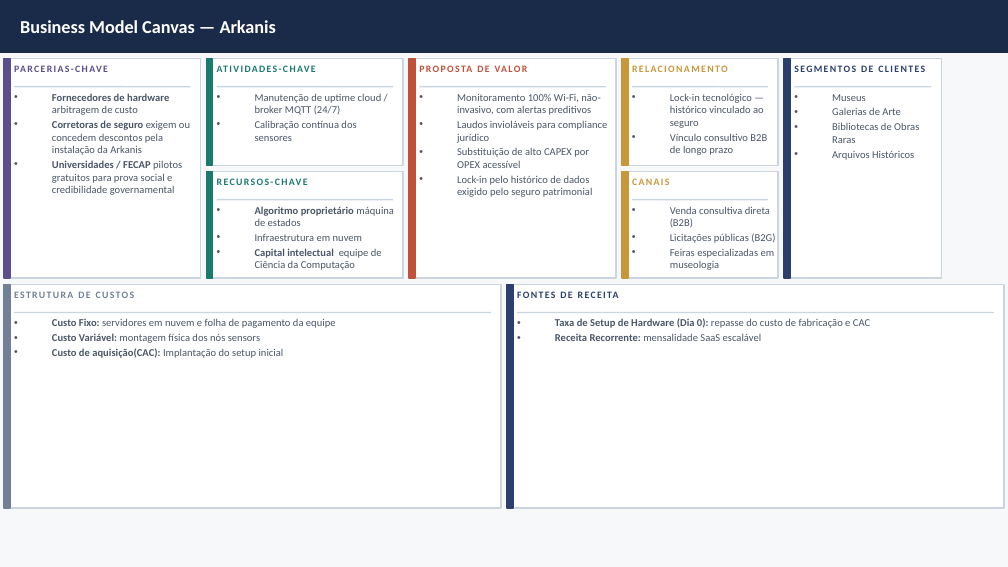
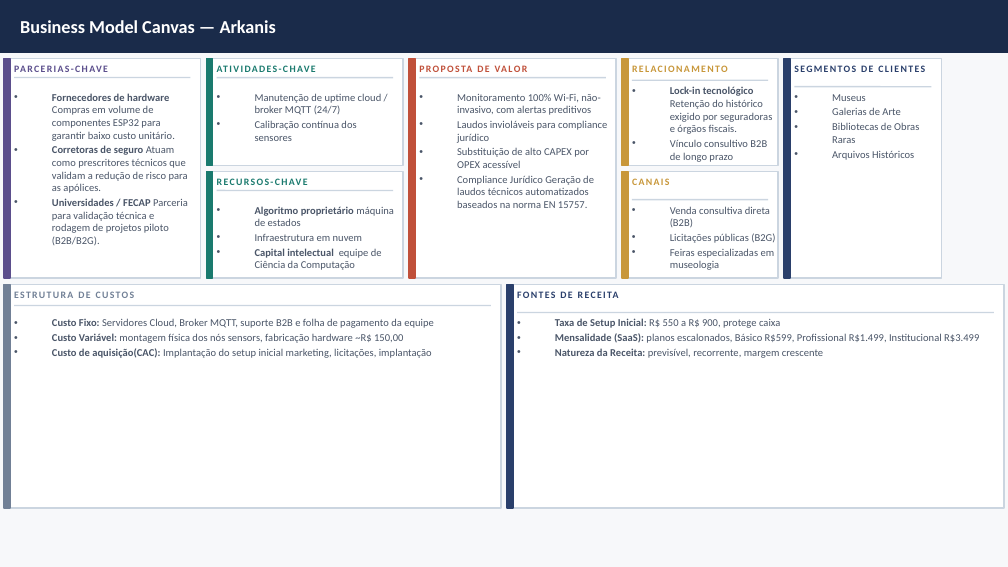
Before and after one commit to 2026-1-NCC6/Projeto1, a slide deck: slide 1 of Documentos/Entrega 2/Inovação e Empreendedorismo/BMC_Arkanis.pptx. Drawn at 1008x567 pixels with LibreOffice and Linux fonts; fonts in the diff are those of the drawing. Boxes give left, top, right and bottom in pixels: in the first picture for what was removed or moved away, otherwise in the second. Text is boxed around its words. In the diff, an @@ line names an element or a change of style, - is before the commit and + after.

```diff
--- a/Documentos/Entrega 2/Inovação e Empreendedorismo/BMC_Arkanis.pptx
+++ b/Documentos/Entrega 2/Inovação e Empreendedorismo/BMC_Arkanis.pptx
@@ 4 lines: place and size @@
-4 lines at bbox=[14, 87, 606, 200]
+4 lines at bbox=[14, 78, 606, 191]
@@ line moved from (632, 87) - (768, 87) to (632, 81) - (768, 81) @@
@@ text at bbox=[670, 86, 772, 134]: text changed @@
-• Lock-in tecnológico — histórico vinculado ao seguro
+• Lock-in tecnológico Retenção do histórico exigido por seguradoras e órgãos fiscais.
@@ text at bbox=[52, 93, 188, 245]: text changed @@
-• Fornecedores de hardware arbitragem de custo
-• Corretoras de seguro exigem ou concedem descontos pela instalação da Arkanis
-• Universidades / FECAP pilotos gratuitos para prova social e credibilidade governamental
+• Fornecedores de hardware Compras em volume de componentes ESP32 para garantir baixo custo unitário.
+• Corretoras de seguro Atuam como prescritores técnicos que validam a redução de risco para as apólices.
+• Universidades / FECAP Parceria para validação técnica e rodagem de projetos piloto (B2B/B2G).
@@ text at bbox=[457, 175, 594, 208]: text changed @@
-• Lock-in pelo histórico de dados exigido pelo seguro patrimonial
+• Compliance Jurídico Geração de laudos técnicos automatizados baseados na norma EN 15757.
@@ line moved from (14, 312) - (491, 312) to (14, 305) - (491, 305) @@
@@ text at bbox=[52, 318, 434, 358]: text changed @@
-• Custo Fixo: servidores em nuvem e folha de pagamento da equipe
-• Custo Variável: montagem física dos nós sensors
-• Custo de aquisição(CAC): Implantação do setup inicial
+• Custo Fixo: Servidores Cloud, Broker MQTT, suporte B2B e folha de pagamento da equipe
+• Custo Variável: montagem física dos nós sensors, fabricação hardware ~R$ 150,00
+• Custo de aquisição(CAC): Implantação do setup inicial marketing, licitações, implantação
@@ text at bbox=[555, 318, 979, 358]: text changed @@
-• Taxa de Setup de Hardware (Dia 0): repasse do custo de fabricação e CAC
-• Receita Recorrente: mensalidade SaaS escalável
+• Taxa de Setup Inicial: R$ 550 a R$ 900, protege caixa
+• Mensalidade (SaaS): planos escalonados, Básico R$599, Profissional R$1.499, Institucional R$3.499
+• Natureza da Receita: previsível, recorrente, margem crescente
```
Also in this commit, not shown: 2 slides removed.
